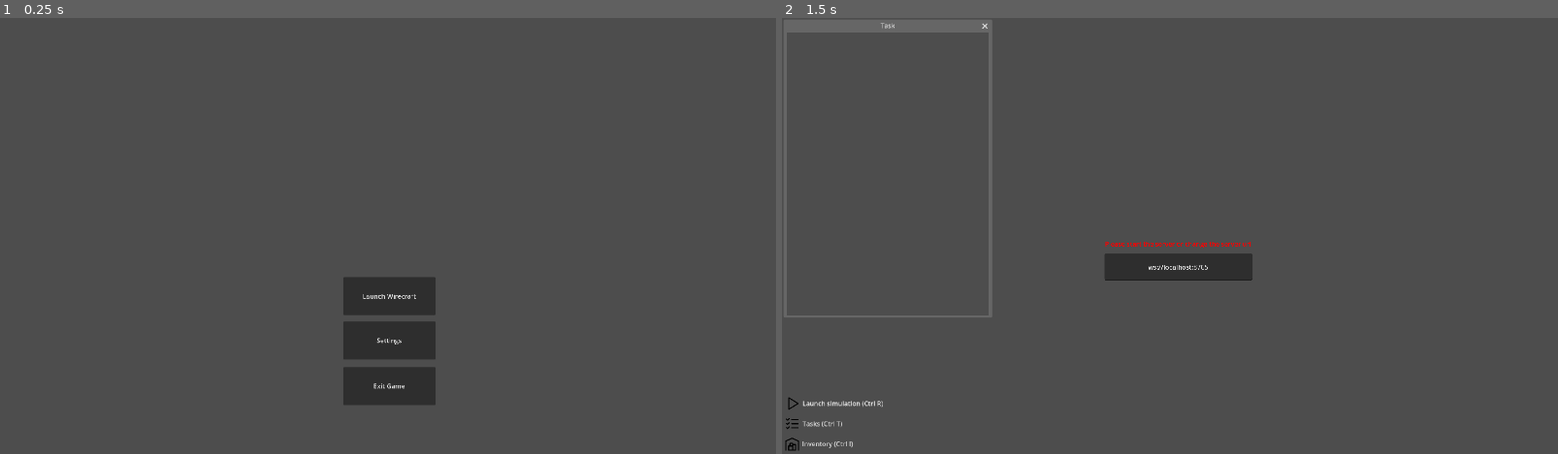
Above: before the commit, frames 1-2 (left to right).
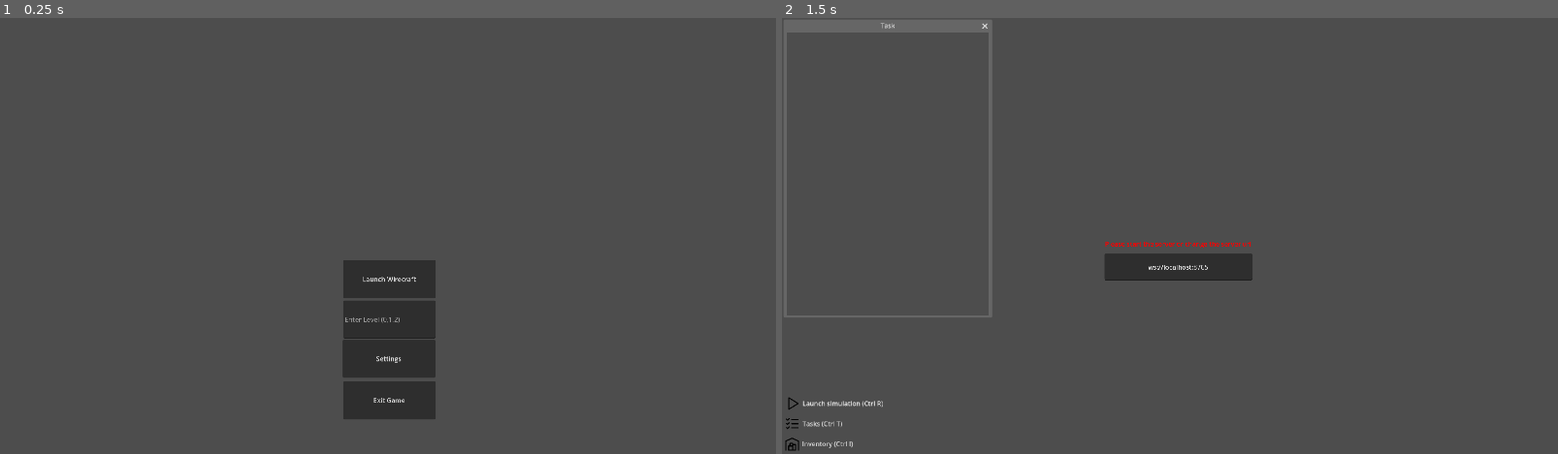
Above: after the commit, the same moments.

Repository: wirecraft-team/wirecraft
Game: Godot game, scene res://scenes/Menu.tscn
Same seed, same stepped clock (60 frames per second), same inputs: the game is played once before the commit and once after it.
Inputs:
- Up to frame 1 (0.25 s): no input
- Up to frame 2 (1.5 s): click "Launch Wirecraft" at 0.5 s; click "Launch simulation (Ctrl R)" at 1.25 s

The runs differ from the first frame. In frame 1, 1.5% of the frame differs, in the area x 44-57%, y 55-92%; in frame 2, nothing differs.
Error after the commit: Compile Error: Failed to compile depended scripts. (res://scripts/menu.gd:0)

Commit message:
feat: level selection

Diff:
--- a/godot/project.godot
+++ b/godot/project.godot
@@ -13,7 +13,12 @@
 config/name="wirecraft"
 run/main_scene="res://scenes/Menu.tscn"
 config/features=PackedStringArray("4.4", "Forward Plus")
+boot_splash/show_image=false
 config/icon="res://assets/icon.png"
+
+[autoload]
+
+Global="*res://scripts/global.gd"
 
 [display]
 
--- a/godot/scenes/Menu.tscn
+++ b/godot/scenes/Menu.tscn
@@ -14,27 +14,36 @@
 [node name="Button" type="Button" parent="."]
 layout_mode = 0
 offset_left = 849.0
-offset_top = 642.0
+offset_top = 600.0
 offset_right = 1078.0
-offset_bottom = 736.0
+offset_bottom = 694.0
 text = "Launch Wirecraft"
 
 [node name="Button2" type="Button" parent="."]
 layout_mode = 0
-offset_left = 849.0
-offset_top = 752.0
-offset_right = 1078.0
-offset_bottom = 846.0
+offset_left = 848.0
+offset_top = 797.0
+offset_right = 1077.0
+offset_bottom = 891.0
 text = "Settings"
 
 [node name="Button3" type="Button" parent="."]
 layout_mode = 0
 offset_left = 849.0
-offset_top = 865.0
+offset_top = 900.0
 offset_right = 1078.0
-offset_bottom = 959.0
+offset_bottom = 994.0
 text = "Exit Game"
+
+[node name="LineEdit" type="LineEdit" parent="."]
+layout_mode = 0
+offset_left = 849.0
+offset_top = 700.0
+offset_right = 1078.0
+offset_bottom = 794.0
+placeholder_text = "Enter Level (0,1,2)"
 
 [connection signal="pressed" from="Button" to="." method="_on_button_pressed"]
 [connection signal="pressed" from="Button2" to="." method="_on_button_2_pressed"]
 [connection signal="pressed" from="Button3" to="." method="_on_button_3_pressed"]
+[connection signal="text_changed" from="LineEdit" to="." method="_on_line_edit_text_changed"]
--- a/godot/scripts/menu.gd
+++ b/godot/scripts/menu.gd
@@ -1,7 +1,4 @@
 extends Control
-
-
-# Called when the node enters the scene tree for the first time.
 func _ready() -> void:
 	pass # Replace with function body.
 
@@ -21,3 +18,10 @@
 
 func _on_button_3_pressed() -> void:
 	get_tree().quit()
+
+
+func _on_line_edit_text_changed(new_text: String) -> void:
+	if new_text not in ['0', '1', '2',]:
+		Global.level_id = 0
+	else:
+		Global.level_id = int(new_text)
--- a/godot/scripts/ws.gd
+++ b/godot/scripts/ws.gd
@@ -1,5 +1,4 @@
 extends Node
-@export var level_id = 0
 # The URL we will connect to.
 @export var websocket_url = "ws://localhost:8765"
 # Our WebSocketClient instance.
@@ -22,9 +21,9 @@
 		# Wait for the socket to connect.
 	await get_tree().create_timer(0.25).timeout
 		# Send data.
-	socket.send_text('{"t": "GET_LEVEL_DEVICES", "d": {"level_id":'+ str(level_id)+'}}')
-	socket.send_text('{"t": "GET_LEVEL_CABLES", "d": {"level_id":'+ str(level_id)+'}}')
-	socket.send_text('{"t": "GET_LEVEL_TASKS", "d": {"level_id":'+ str(level_id)+'}}')
+	socket.send_text('{"t": "GET_LEVEL_DEVICES", "d": {"level_id":'+ str(Global.level_id)+'}}')
+	socket.send_text('{"t": "GET_LEVEL_CABLES", "d": {"level_id":'+ str(Global.level_id)+'}}')
+	socket.send_text('{"t": "GET_LEVEL_TASKS", "d": {"level_id":'+ str(Global.level_id)+'}}')
 
 
 func _process(_delta):
@@ -85,26 +84,26 @@
 
 func send_cable(start_id:int, start_port:int, end_id:int, end_port:int):
 	# Send cable information to the server
-	#TODO: Don't hardcode level_id
-	socket.send_text('{"t": "ADD_CABLE", "d": {"device_id_1": %d, "port_1": %d, "device_id_2": %d, "port_2": %d, "level_id": %d}}' % [start_id, start_port, end_id, end_port, level_id])
+	#TODO: Don't hardcode Global.level_id
+	socket.send_text('{"t": "ADD_CABLE", "d": {"device_id_1": %d, "port_1": %d, "device_id_2": %d, "port_2": %d, "level_id": %d}}' % [start_id, start_port, end_id, end_port, Global.level_id])
 
 func add_device(device_name, device_type):
-	socket.send_text('{"t":"ADD_DEVICE", "d":{"name":"%s", "type":"%s", "x":0, "y":0, "level_id":%d}}' % [device_name, device_type, level_id])
-	socket.send_text('{"t": "GET_LEVEL_DEVICES", "d": {"level_id":'+ str(level_id)+'}}')
-	socket.send_text('{"t": "GET_LEVEL_CABLES", "d": {"level_id":'+ str(level_id)+'}}')
+	socket.send_text('{"t":"ADD_DEVICE", "d":{"name":"%s", "type":"%s", "x":0, "y":0, "level_id":%d}}' % [device_name, device_type, Global.level_id])
+	socket.send_text('{"t": "GET_LEVEL_DEVICES", "d": {"level_id":'+ str(Global.level_id)+'}}')
+	socket.send_text('{"t": "GET_LEVEL_CABLES", "d": {"level_id":'+ str(Global.level_id)+'}}')
 
 func update_device_position(device_id:int, x:float, y:float):
 	socket.send_text('{"t": "UPDATE_DEVICE_POSITION", "d": {"device_id": %d, "x": %d, "y": %d}}' % [device_id, int(x), int(y)])
-	socket.send_text('{"t": "GET_LEVEL_CABLES", "d": {"level_id":'+ str(level_id)+'}}')
+	socket.send_text('{"t": "GET_LEVEL_CABLES", "d": {"level_id":'+ str(Global.level_id)+'}}')
 
 func update_tasks():
-	socket.send_text('{"t": "GET_LEVEL_TASKS", "d": {"level_id":'+ str(level_id)+'}}')
+	socket.send_text('{"t": "GET_LEVEL_TASKS", "d": {"level_id":'+ str(Global.level_id)+'}}')
 
 func update_devices():
-	socket.send_text('{"t": "GET_LEVEL_DEVICES", "d": {"level_id":'+ str(level_id)+'}}')
+	socket.send_text('{"t": "GET_LEVEL_DEVICES", "d": {"level_id":'+ str(Global.level_id)+'}}')
 
 func update_cables():
-	socket.send_text('{"t": "GET_LEVEL_CABLES", "d": {"level_id":'+ str(level_id)+'}}')
+	socket.send_text('{"t": "GET_LEVEL_CABLES", "d": {"level_id":'+ str(Global.level_id)+'}}')
 
 func update_game():
 	# to be called when we want the whole thing refreshed (level sucess)
@@ -118,8 +117,8 @@
 
 
 func _on_launch_button_pressed() -> void:
-		socket.send_text('{"t": "LAUNCH_SIMULATION", "d": {"level_id":'+ str(level_id)+'}}')
-		socket.send_text('{"t": "GET_LEVEL_TASKS", "d": {"level_id":'+ str(level_id)+'}}')
+		socket.send_text('{"t": "LAUNCH_SIMULATION", "d": {"level_id":'+ str(Global.level_id)+'}}')
+		socket.send_text('{"t": "GET_LEVEL_TASKS", "d": {"level_id":'+ str(Global.level_id)+'}}')
 
 
 func _on_button_pressed() -> void:
@@ -142,7 +141,7 @@
 	for task in data:
 		if task.completed != true:
 			return
-	level_id+=1
+	Global.level_id+=1
 	update_game()
 	show_level_succes_modal()
 
Not shown: 1 places in godot/scenes/Game.tscn that only renumber resources
